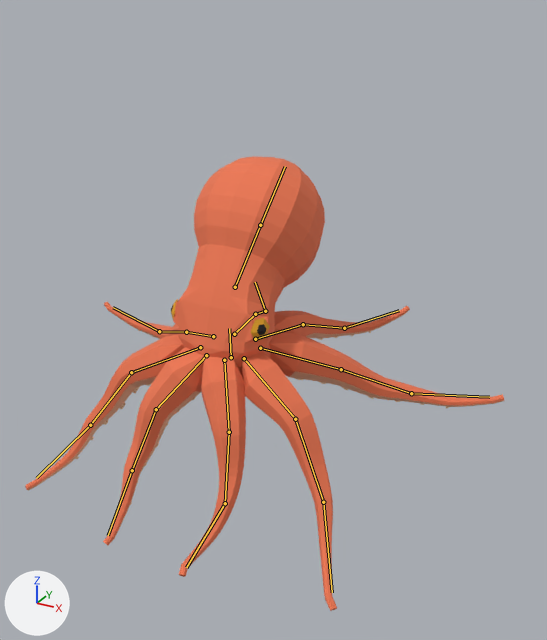
The glTF model creatures/experiments/boxmodel/abc/t7x/zoo/octopus/stage4/octopus.glb as it was, and as the next commit left it.
Both versions are drawn from a camera (50 mm lens) standing at (0.734, -1.208, 0.823) and looking at (0.065, 0.008, 0.215). Arrows for +X, +Y and +Z are at lower left; the lights stay in place. The first picture is the older version. Both versions are drawn at frame 16 of the action 'attack'; the numbers are the values there. The bones that bend it are drawn over the model as lines.

The first picture shows 'body.001', 'piece_eye', 'piece_suckers'.
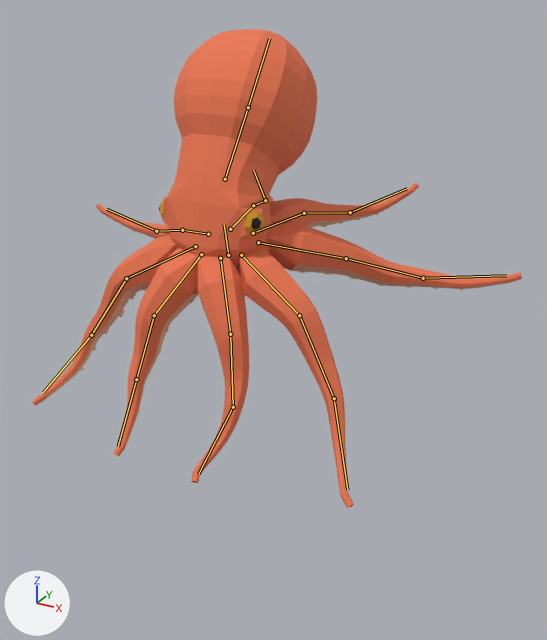
What differs and where, as boxes [x1, y1, x2, y2] in the pictures (547 x 640 px):
'body', now drawn (orange)
    after: [33, 29, 522, 508]
    faces in mat_skin: [33, 29, 522, 508]
    faces in mat_pale: [36, 193, 522, 456]
'body.001', no longer drawn (orange)
    before: [25, 156, 504, 611]
    faces in mat_skin: [25, 156, 504, 611]
    faces in mat_pale: [28, 311, 504, 541]
'piece_eye', posed (7% wider, 7% shorter)
    before: [171, 299, 270, 341]
    after: [159, 197, 265, 236]
'piece_suckers', posed (mostly hidden)
    before: [75, 330, 449, 505]
    after: [80, 213, 463, 414]
bone 'body', root to tip
    before: (231, 357) to (229, 328)
    after: (228, 255) to (224, 224)

What the commit changed:
Bone 'body' (bone_body) moves from (0.0, 0.0, 0.0) to (0.0, 0.217, -0.009).
Bone 'body' (bone_body) turns from (0, 0, 0) to (10, 0, 0) degrees about its own x, y and z.
